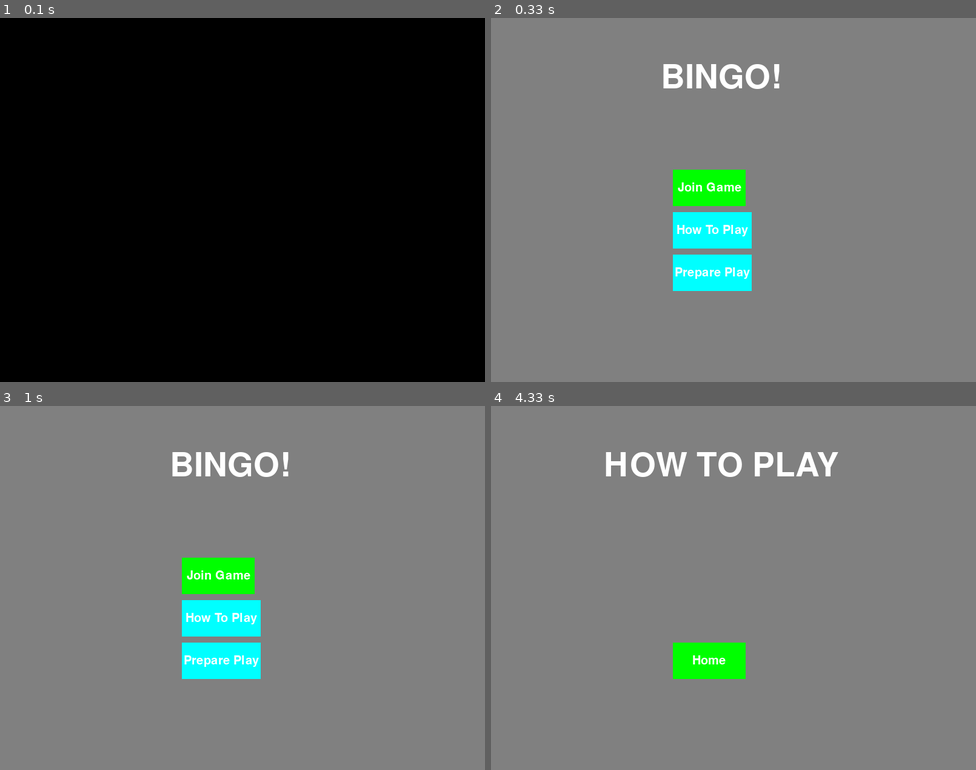
Above: before the commit, frames 1-4 (two rows, left to right).
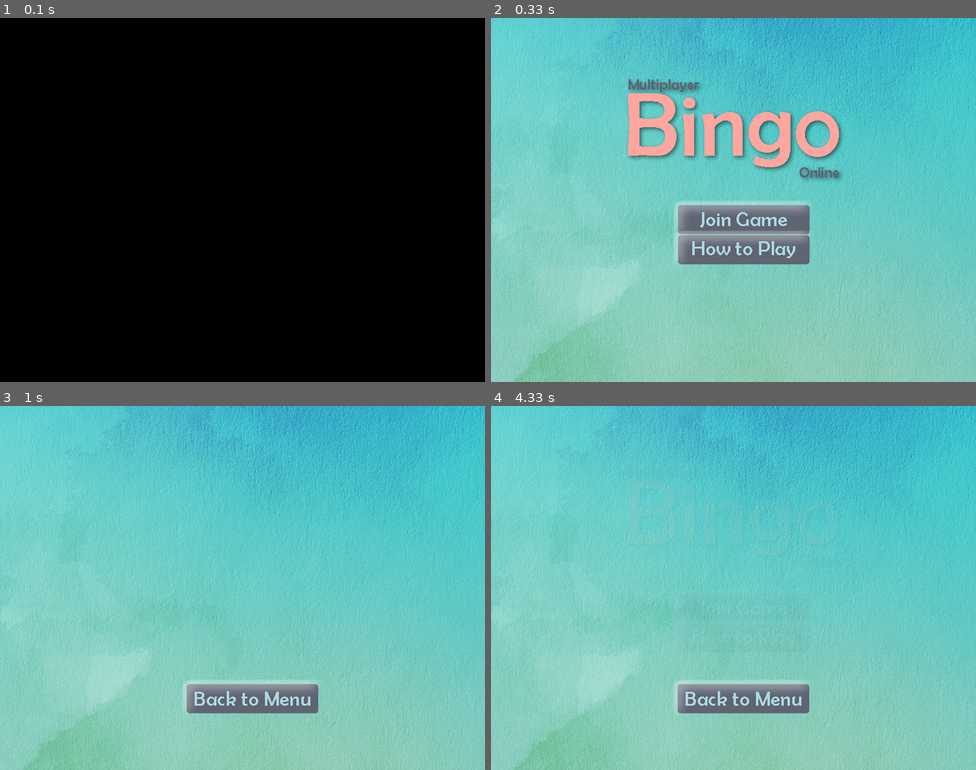
Above: after the commit, the same moments.

Repository: bagasys/bingo-online-pygame
Game: pygame game, started from app.py
Same seed, same stepped clock (60 frames per second), same inputs: the game is played once before the commit and once after it.
Inputs (mouse positions are in pixels of both pictures, inside the frame that each line leads up to):
- Up to frame 1 (0.1 s): no input
- Up to frame 2 (0.33 s): no input
- Up to frame 3 (1 s): click (252, 638) at 0.43 s; press the mouse at (252, 697) at 0.7 s; move the mouse to (266, 682) at 0.8 s; release the mouse at (281, 664) at 0.93 s
- Up to frame 4 (4.33 s): click (743, 697) at 1.2 s; press the mouse at (743, 606) at 1.6 s; move the mouse to (772, 558) at 1.7 s; release the mouse at (801, 507) at 1.83 s; move the mouse to (743, 638) at 1.97 s; press the mouse at (743, 638) at 2 s; move the mouse to (704, 544) at 2.1 s; release the mouse at (665, 453) at 2.23 s; press the mouse at (743, 606) at 2.4 s; move the mouse to (762, 544) at 2.5 s; release the mouse at (786, 482) at 2.63 s; press the mouse at (743, 638) at 2.8 s; move the mouse to (694, 649) at 2.9 s; release the mouse at (646, 664) at 3.03 s; press the mouse at (743, 638) at 3.2 s; move the mouse to (820, 609) at 3.3 s; release the mouse at (903, 584) at 3.43 s; press the mouse at (743, 606) at 3.6 s; move the mouse to (811, 609) at 3.7 s; release the mouse at (874, 617) at 3.83 s; move the mouse to (743, 638) at 3.97 s; press the mouse at (743, 638) at 4 s; move the mouse to (767, 628) at 4.1 s; release the mouse at (791, 620) at 4.23 s

Frame 1 is identical in both runs. In frame 2, 99% of the frame differs, in the area x 0-100%, y 0-100%; in frame 3, 99%; in frame 4, 99%.

Commit message:
CLASS BUTTON BERGAMBAR

Diff:
--- a/app.py
+++ b/app.py
@@ -4,9 +4,11 @@
 from text import Text
 from cell import Cell
 from tabel import Tabel
-
+from buttonImg import ButtonImg
 class App:
     def __init__(self):
+
+
         self.selectedNumber = None
         self.tabel = Tabel()
 
@@ -35,9 +37,7 @@
         self.indeksTabel = -1
 
         self.texts_welcome = [Text("BINGO!", 80, 350, 50, 60, 100, (0, 0, 0)), ]
-        self.buttons_welcome = [Button("Join Game", 30, 300, 250, 120, 60, (0, 255, 0)),
-                                Button("How To Play", 30, 300, 320, 130, 60, (0, 255, 255)),
-                                Button("Prepare Play", 30, 300, 390, 130, 60, (0, 255, 255))]
+
 
         self.texts_play = [Text("PLAY", 80, 350, 50, 60, 100, (0, 0, 0)), ]
         self.texts_howtoplay = [Text("HOW TO PLAY", 80, 350, 50, 60, 100, (0, 0, 0)), ]
@@ -61,6 +61,17 @@
                                 Button("Back to Home", 30, 450, 220, 130, 60, (0, 255, 255)),]
 
         self.button_send = Button("Send", 40, 625, 250, 60, 100, (0, 0, 0))
+
+        self.background = pygame.image.load('background.png')
+        self.background_mainmenu = pygame.image.load('main_menu.png')
+        self.background_wait = pygame.image.load('wait_screen.png')
+        btn_join = ButtonImg('join' ,0, 0, ['Join Game netral.png', 'Join Game hover.png', 'Join Game clicked.png'])
+        btn_howtoplay = ButtonImg('how_to_play' ,0, 0, ['How to Play netral.png', 'How to Play hover.png', 'How To Play clicked.png'])
+        btn_finish = ButtonImg('finish', 0, 0, ['Finish netral.png', 'Finish hover.png', 'Finish clicked.png'])
+        btn_confirm = ButtonImg('confirm',0, 0, ['Confirm netral.png', 'Confirm hover.png', 'Confirm clicked.png'])
+        btn_backtomenu = ButtonImg('back_to_menu', 0, 0, ['Back to Menu netral.png', 'Back to Menu hover.png', 'Back to Menu clicked.png'])
+        self.buttons_welcome = [ButtonImg('join' ,300, 300, ['Join Game netral.png', 'Join Game hover.png', 'Join Game clicked.png']), ButtonImg('how_to_play' ,300, 350, ['How to Play netral.png', 'How to Play hover.png', 'How To Play clicked.png'])]
+        self.buttons_howtoplay = [ButtonImg('back_to_menu', 300, 450, ['Back to Menu netral.png', 'Back to Menu hover.png', 'Back to Menu clicked.png'])]
 
     def start(self):
         while self.RUNNING:
@@ -76,27 +87,43 @@
         for event in pygame.event.get():
             if event.type == pygame.QUIT:
                 self.RUNNING = False
-            if event.type == pygame.MOUSEBUTTONDOWN:
-                click_pos = pygame.mouse.get_pos()
+
+            click_pos = pygame.mouse.get_pos()
+            if event.type == pygame.MOUSEBUTTONUP:
                 for btn in self.buttons_welcome:
                     if btn.isClicked(click_pos):
-                        if btn.text == "Join Game":
+                        btn.onNormal()
+                        if btn.name == "join":
                             self.DISPLAY = self.DISPLAY_PLAY
-                            return
-                        elif btn.text == "How To Play":
+                        elif btn.name == "how_to_play":
                             self.DISPLAY = self.DISPLAY_HOWTOPLAY
-                            return
-                        elif btn.text == "Prepare Play":
-                            self.DISPLAY = self.DISPLAY_PREPARE
-                            return
+
+            elif event.type == pygame.MOUSEBUTTONDOWN:
+                for btn in self.buttons_welcome:
+                    if btn.isClicked(click_pos):
+                        btn.onClick()
+                        if btn.name == "join":
+                            pass
+                        elif btn.name == "how_to_play":
+                            print('Click down HTP')
+
+            else:
+                for btn in self.buttons_welcome:
+                    if btn.isClicked(click_pos):
+                        btn.onHover()
+                        if btn.name == "join":
+                            print('Click up Join')
+                        elif btn.name == "how_to_play":
+                            print('Click up HTP')
+                    else:
+                        btn.onNormal()
+
+
 
         # Gambar-gambar
-        self.screen.fill((128, 128, 128))
-        for button in self.buttons_welcome:
-            button.draw(self.screen)
-
-        for text in self.texts_welcome:
-            text.draw(self.screen)
+        self.screen.blit(self.background_mainmenu, (0, 0))
+        for btn in self.buttons_welcome:
+            btn.draw(self.screen)
 
         pygame.display.update()
 
@@ -104,20 +131,31 @@
         for event in pygame.event.get():
             if event.type == pygame.QUIT:
                 self.RUNNING = False
-            if event.type == pygame.MOUSEBUTTONDOWN:
-                click_pos = pygame.mouse.get_pos()
+
+            click_pos = pygame.mouse.get_pos()
+            if event.type == pygame.MOUSEBUTTONUP:
                 for btn in self.buttons_howtoplay:
                     if btn.isClicked(click_pos):
-                        if btn.text == "Home":
+                        btn.onNormal()
+                        if btn.name == "back_to_menu":
                             self.DISPLAY = self.DISPLAY_WELCOME
-                            return
+
+            elif event.type == pygame.MOUSEBUTTONDOWN:
+                for btn in self.buttons_howtoplay:
+                    if btn.isClicked(click_pos):
+                        btn.onClick()
+            else:
+                for btn in self.buttons_howtoplay:
+                    if btn.isClicked(click_pos):
+                        btn.onHover()
+                    else:
+                        btn.onNormal()
+
         # Gambar-gambar
-        self.screen.fill((128, 128, 128))
-        for button in self.buttons_howtoplay:
-            button.draw(self.screen)
-
-        for text in self.texts_howtoplay:
-            text.draw(self.screen)
+        self.screen.blit(self.background, (0, 0))
+        for btn in self.buttons_howtoplay:
+            btn.draw(self.screen)
+
         pygame.display.update()
 
     def onPlay(self):
@@ -271,7 +309,7 @@
                             break
 
         # Gambar-gambar
-        self.screen.fill((128, 128, 128))
+        self.screen.blit(self.background, (0, 0))
         self.tabel.draw(self.screen)
 
         displayNumber = self.tabel.count_isi + 1
@@ -294,7 +332,7 @@
                     self.RUNNING = False
 
             # Gambar-gambar
-            self.screen.fill((128, 128, 128))
+            self.screen.blit(self.background_wait, (0, 0))
             # TO DO: Check if Waiting.
             # count_player = 2
             count_player = self.game.countPlayer()
--- a/button.py
+++ b/button.py
@@ -18,6 +18,7 @@
                         self.y + round(self.height / 2) - round(text.get_height() / 2)))
 
     def isClicked(self, pos):
+        print('masuk fungsi')
         x1 = pos[0]
         y1 = pos[1]
         if self.x <= x1 <= self.x + self.width and self.y <= y1 <= self.y + self.height:
--- /dev/null
+++ b/buttonImg.py
@@ -0,0 +1,41 @@
+import pygame
+
+class ButtonImg:
+    def __init__(self, name, x, y, imgPaths):
+        self.name = name
+        self.x = x
+        self.y = y
+        self.surfaces = []
+        for imgPath in imgPaths:
+            surface = pygame.image.load(imgPath)
+            self.surfaces.append(surface)
+        self.width = self.surfaces[0].get_width()
+        self.height = self.surfaces[0].get_height()
+        print(self.width)
+        print(self.height)
+        self.STATE = 0
+        self.STATE_NORMAL = 0
+        self.STATE_HOVER = 1
+        self.STATE_CLICKED = 2
+
+    def draw(self, win):
+        win.blit(self.surfaces[self.STATE], (self.x, self.y))
+
+    def isClicked(self, pos):
+        x1 = pos[0]
+        y1 = pos[1]
+        if self.x <= x1 <= self.x + self.width and self.y <= y1 <= self.y + self.height:
+            self.STATE = self.STATE_CLICKED
+            print('TRUE')
+            return True
+        else:
+            print('FALSE')
+            self.STATE = self.STATE_NORMAL
+            return False
+
+    def onClick(self):
+        self.STATE = self.STATE_CLICKED
+    def onHover(self):
+        self.STATE = self.STATE_HOVER
+    def onNormal(self):
+        self.STATE = self.STATE_NORMAL
Binary file added: Back to Menu hover.png
